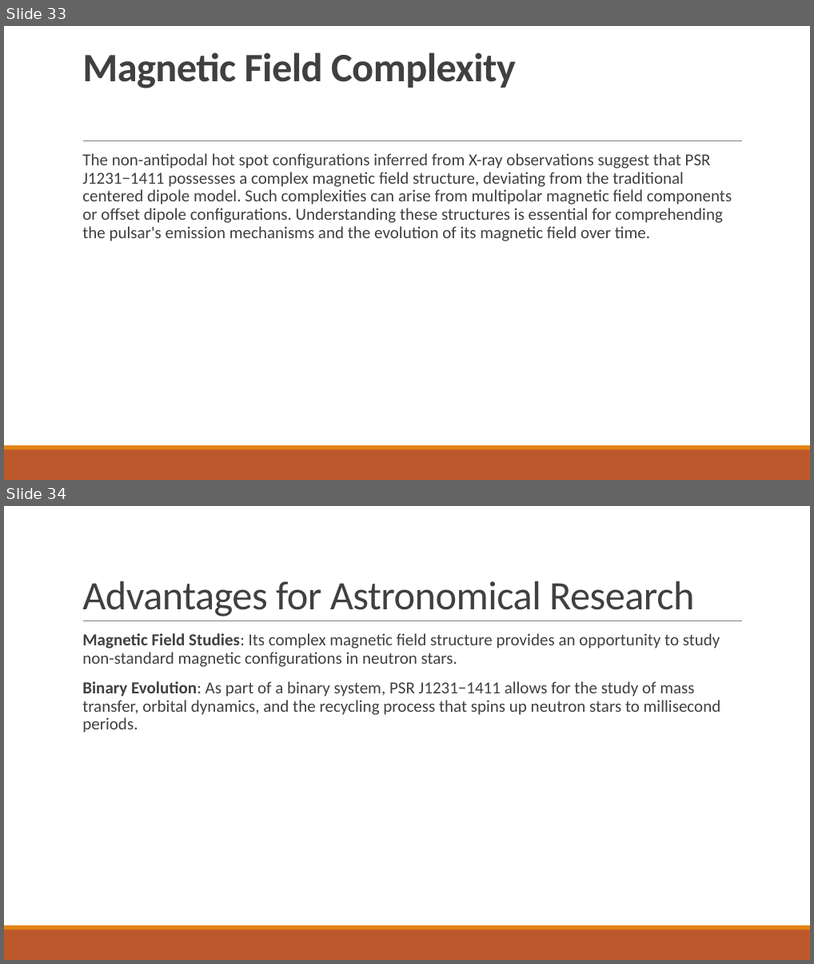
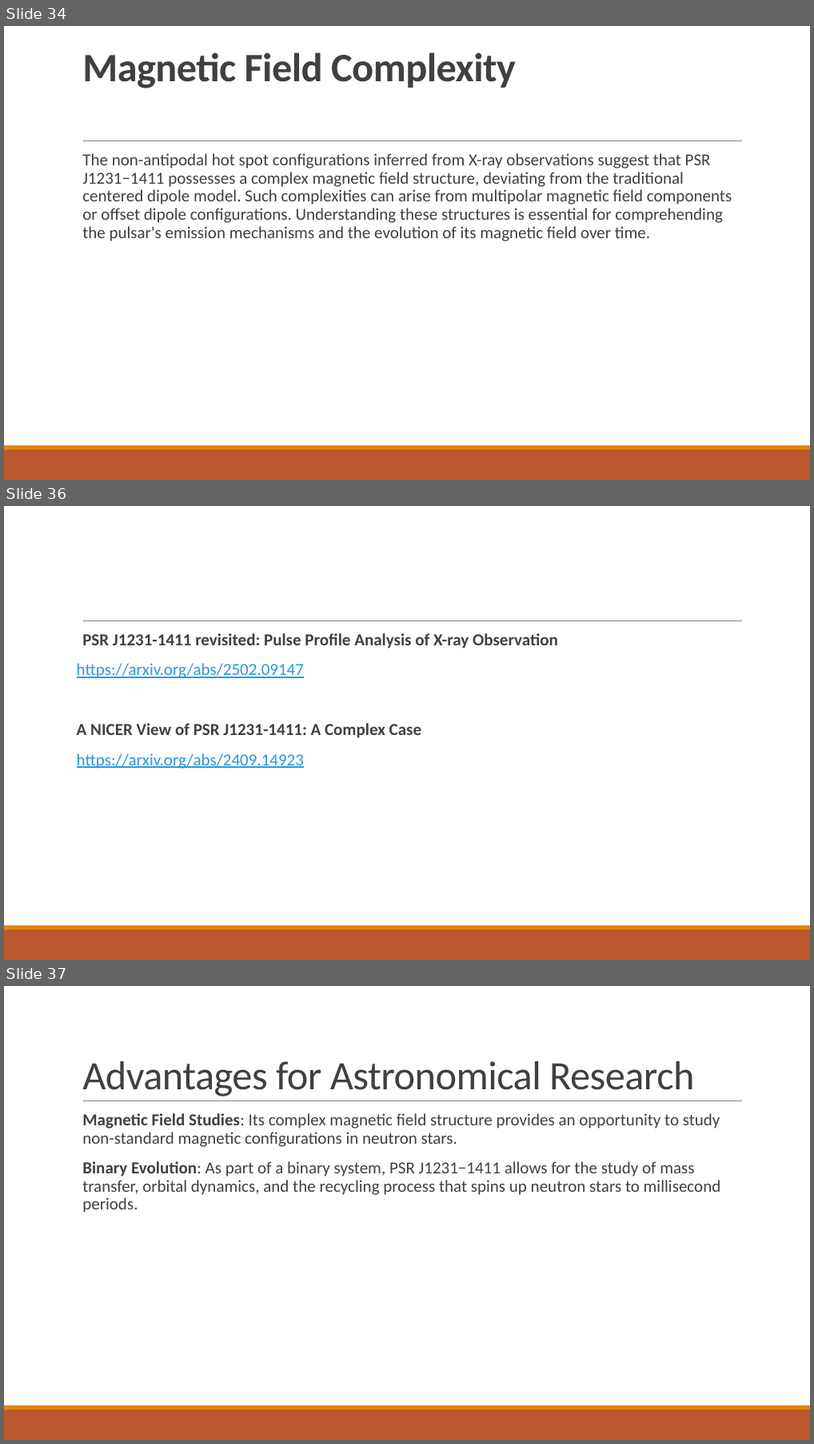
Before and after one commit to Avanee03/PPM-of-Neutron-star-Unveiling-hot-spot-geometry, a slide deck: Initial presentation.pptx. Shown one above the other, each under a label of ours: slides 33 and 34 before the commit, slides 34, 36 and 37 after it; the slides between them are not shown. The pictures are 814x964 and 814x1444 pixels, drawn with LibreOffice and Linux fonts; fonts in the diff are those of the drawing. Boxes give left, top, right and bottom in pixels: in the first picture for what was removed or moved away, otherwise in the second. Text is boxed around its words. In the diff, an @@ line names an element or a change of style, - is before the commit and + after.

```diff
--- a/Initial presentation.pptx
+++ b/Initial presentation.pptx
@@ slide 36 added at (4,506,810,960), background #FFFFFF; not listed: 3 template elements that a slide beside it also shows @@
@@ text added at (77,633,558,768), 20 pt, text #404040, bold @@
+  PSR J1231-1411 revisited: Pulse Profile Analysis of X-ray Observation
+https://arxiv.org/abs/2502.09147
+A NICER View of PSR J1231-1411: A Complex Case
+https://arxiv.org/abs/2409.14923
@@ what was slide 33 is now slide 34 @@
@@ what was slide 34 is now slide 37 @@
```
Also in this commit, not shown: 1 slide changed, 4 other slides added.
